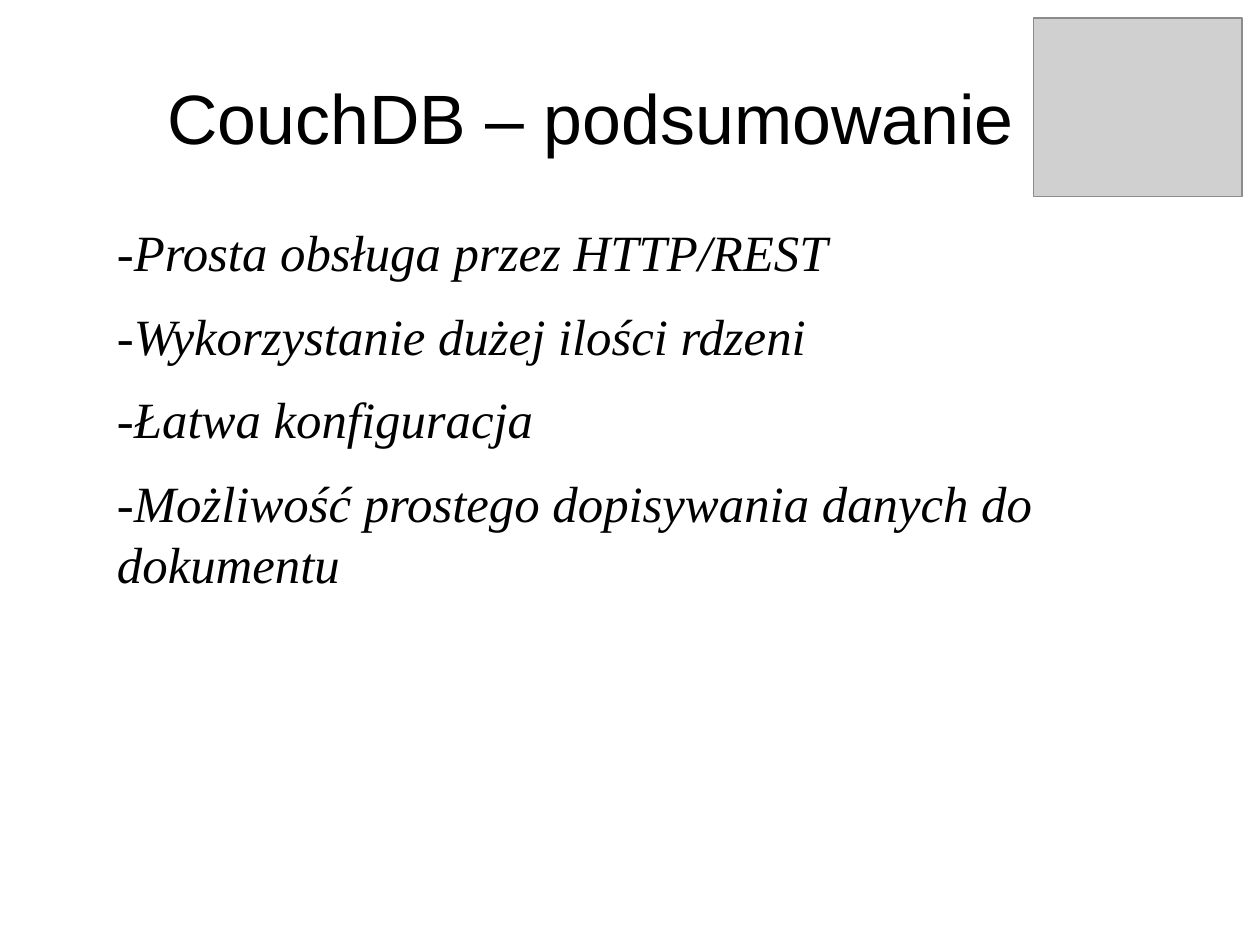
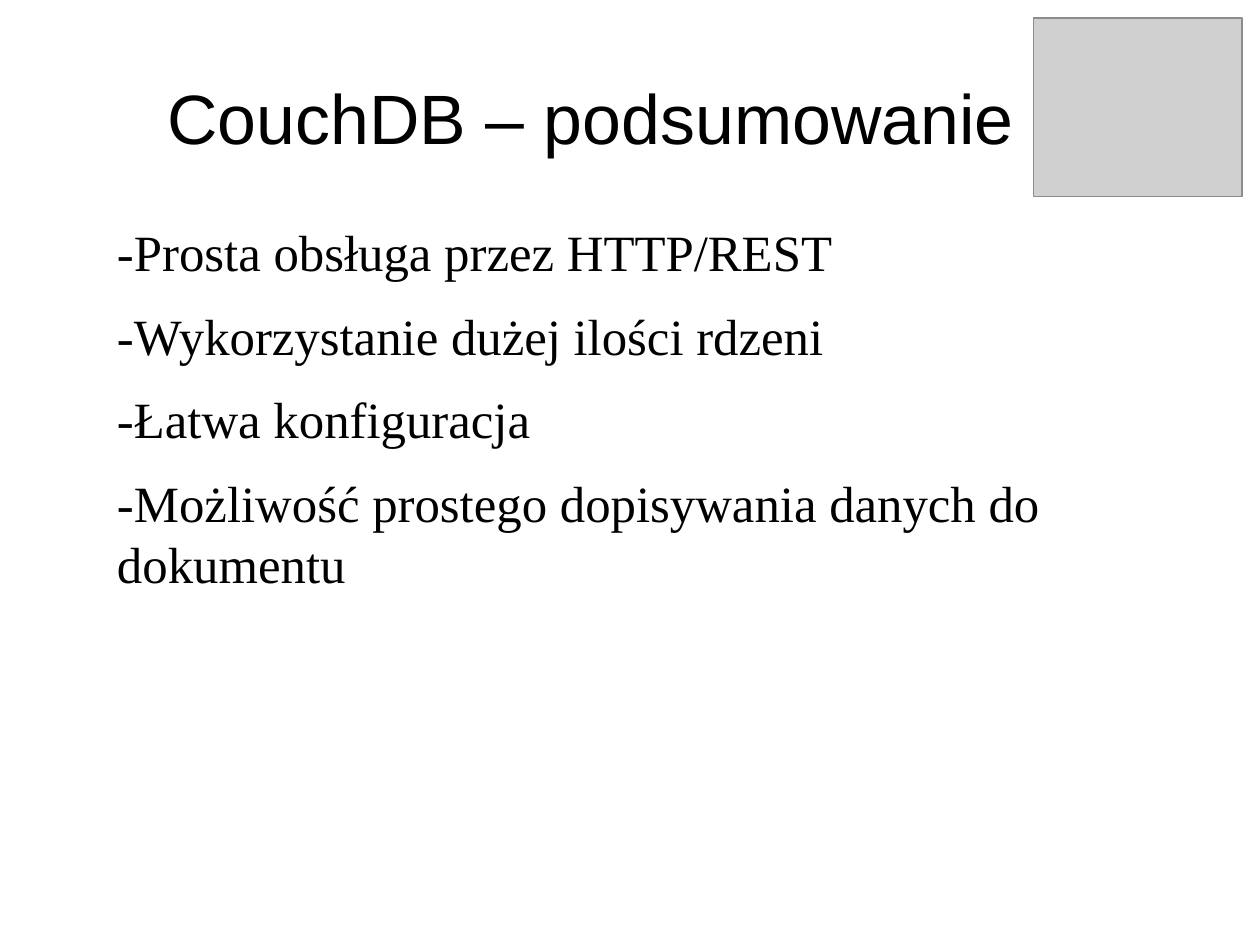
Before and after one commit to pawnow/ProjektErlang, a slide deck: slide 20 of prezentacja.odp (slide 17 before the commit). Drawn at 1260x945 pixels with LibreOffice and Linux fonts; fonts in the diff are those of the drawing; grey boxes stand for pictures. Boxes give left, top, right and bottom in pixels: in the first picture for what was removed or moved away, otherwise in the second. Text is boxed around its words. In the diff, an @@ line names an element or a change of style, - is before the commit and + after.

```diff
--- a/prezentacja.odp
+++ b/prezentacja.odp
@@ text "-Prosta obsługa przez HTTP/REST" at [117,235,1040,584]: italic off @@
```
Also in this commit, not shown: 5 other slides changed, 4 slides added, 1 slide removed.
